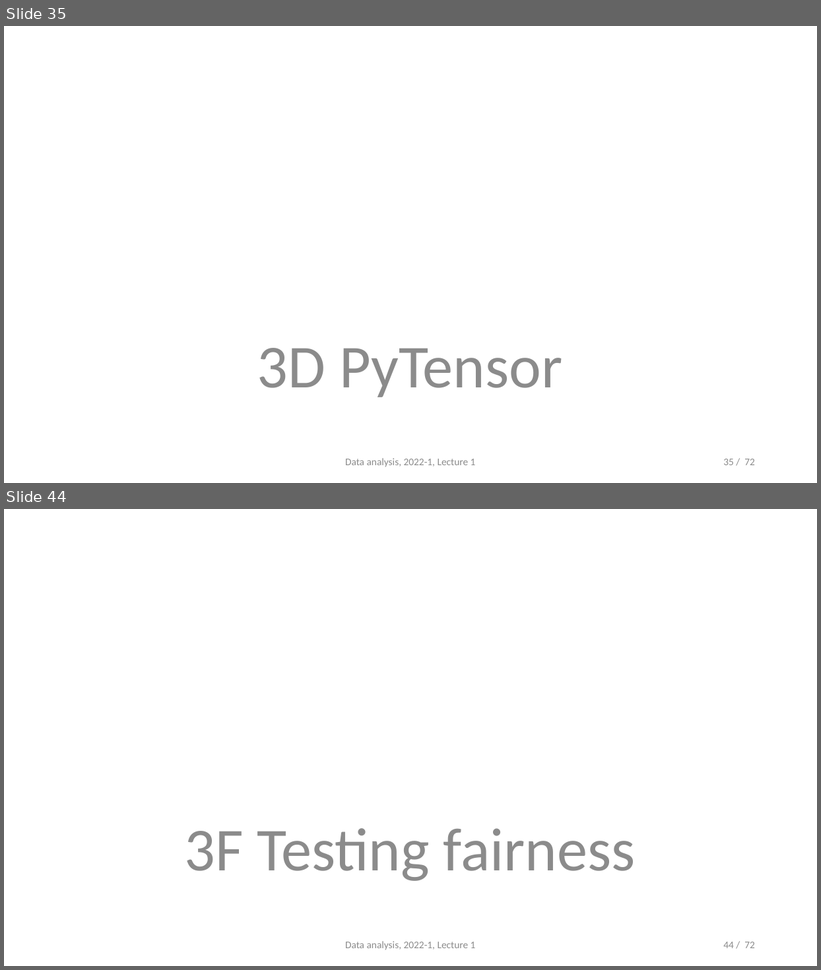
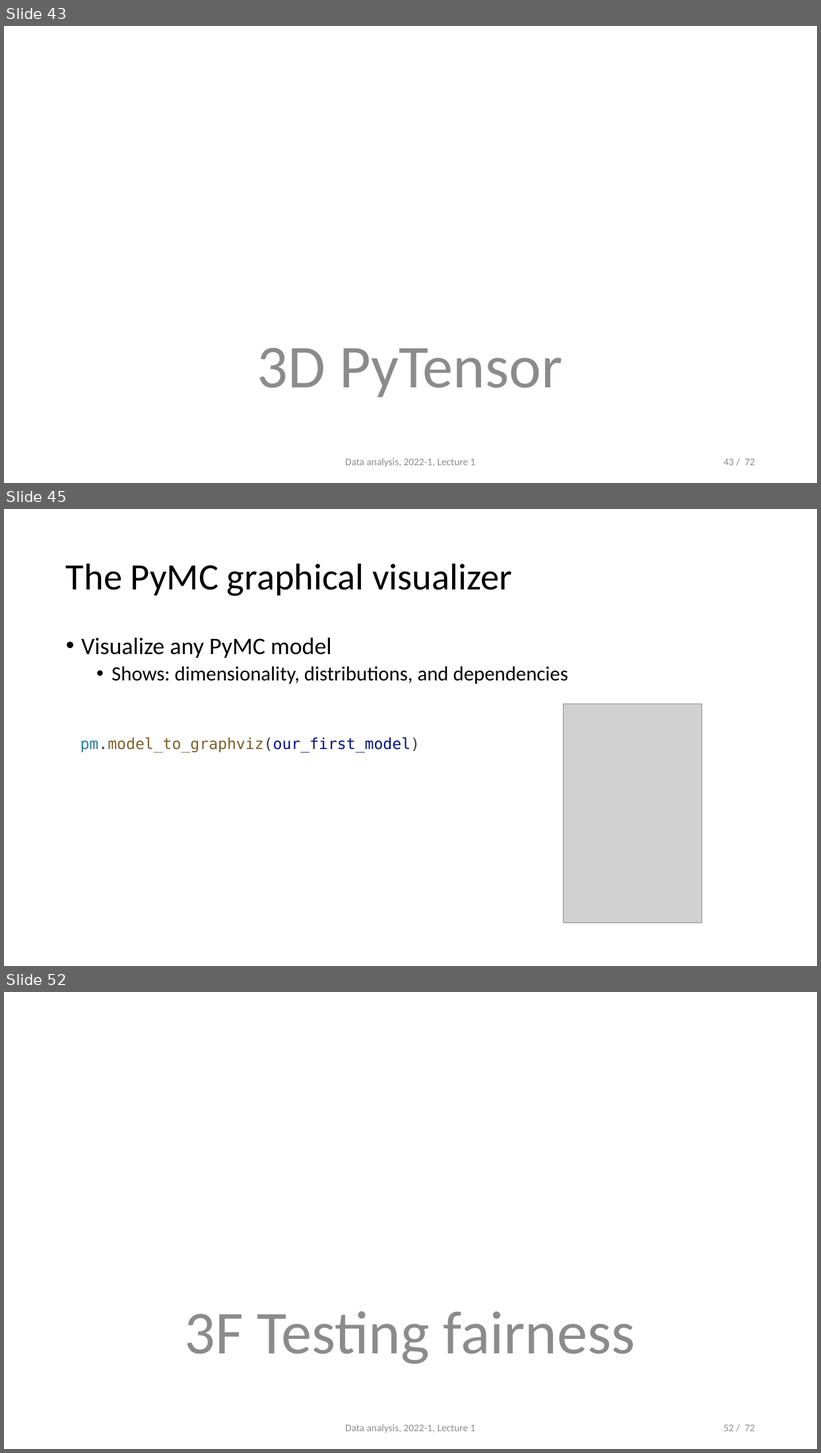
Before and after one commit to opherdonchin/StatisticalComputationAndAnalysis, a slide deck: Lectures/Lecture 3 PyMC and Sampling.pptx. Shown one above the other, each under a label of ours: slides 35 and 44 before the commit, slides 43, 45 and 52 after it; the slides between them are not shown. The pictures are 821x970 and 821x1453 pixels, drawn with LibreOffice and Linux fonts; fonts in the diff are those of the drawing; grey boxes stand for pictures. Boxes give left, top, right and bottom in pixels: in the first picture for what was removed or moved away, otherwise in the second. Text is boxed around its words. In the diff, an @@ line names an element or a change of style, - is before the commit and + after.

```diff
--- a/Lectures/Lecture 3 PyMC and Sampling.pptx
+++ b/Lectures/Lecture 3 PyMC and Sampling.pptx
@@ slide 45 added at (4,509,817,966), background #FFFFFF @@
@@ title added at (66,563,513,596), 44 pt, text #000000 @@
+The PyMC graphical visualizer
@@ text added at (81,638,568,684), 24 pt, text #000000 @@
+• Visualize any PyMC model
+  • Shows: dimensionality, distributions, and dependencies
@@ picture added at (564,704,702,923) @@
@@ text added at (81,737,420,753), 18 pt, text #795E26 @@
+pm.model_to_graphviz(our_first_model)
@@ what was slide 35 is now slide 43 @@
@@ page number at (723,459,755,466): text changed @@
-35 / 72
+43 / 72
@@ what was slide 44 is now slide 52 @@
@@ page number at (723,1425,755,1432): text changed @@
-44 / 72
+52 / 72
```
Also in this commit, not shown: 1 slide changed, 8 other slides added, 1 slide removed, 3 other files.
